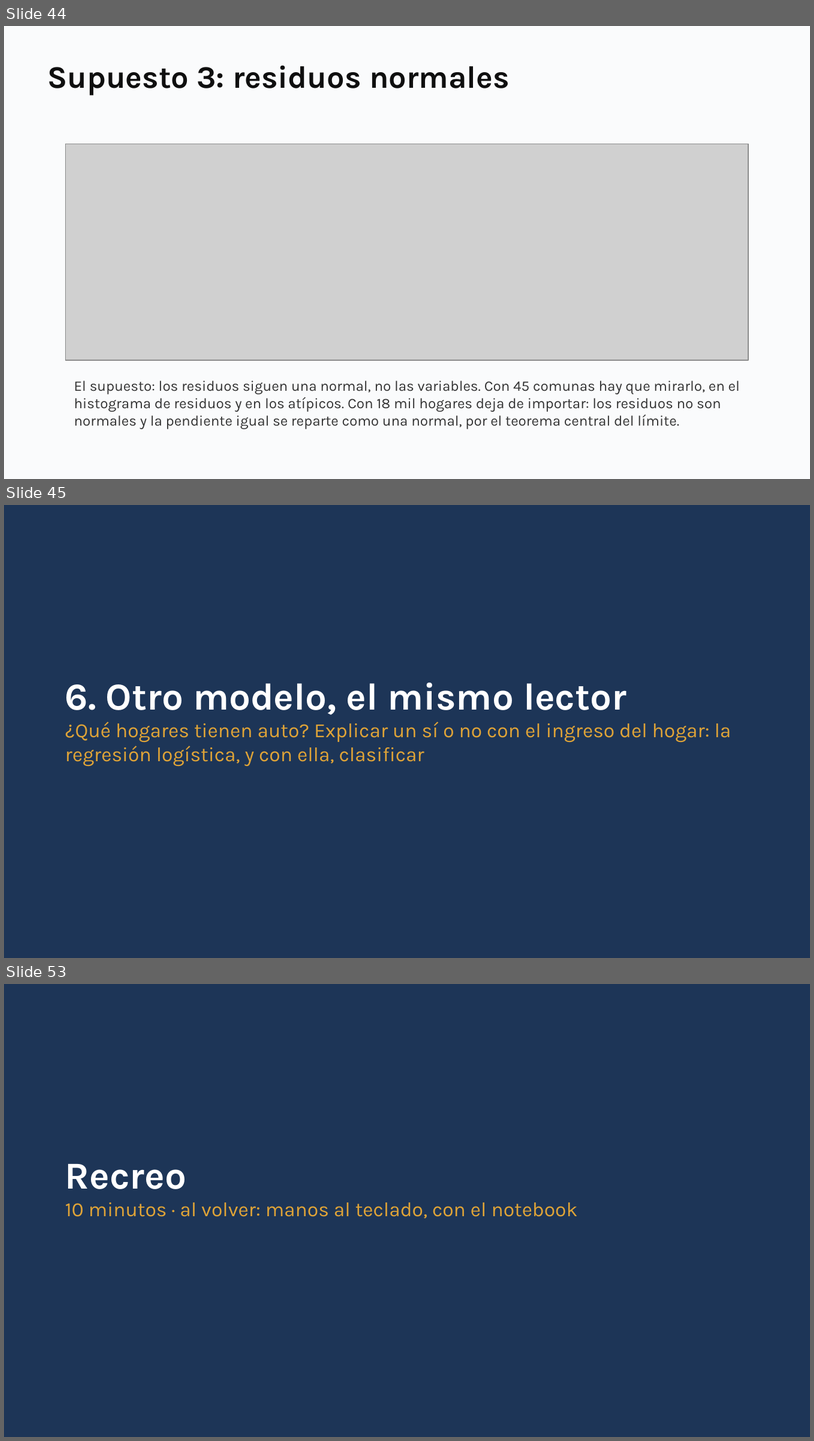
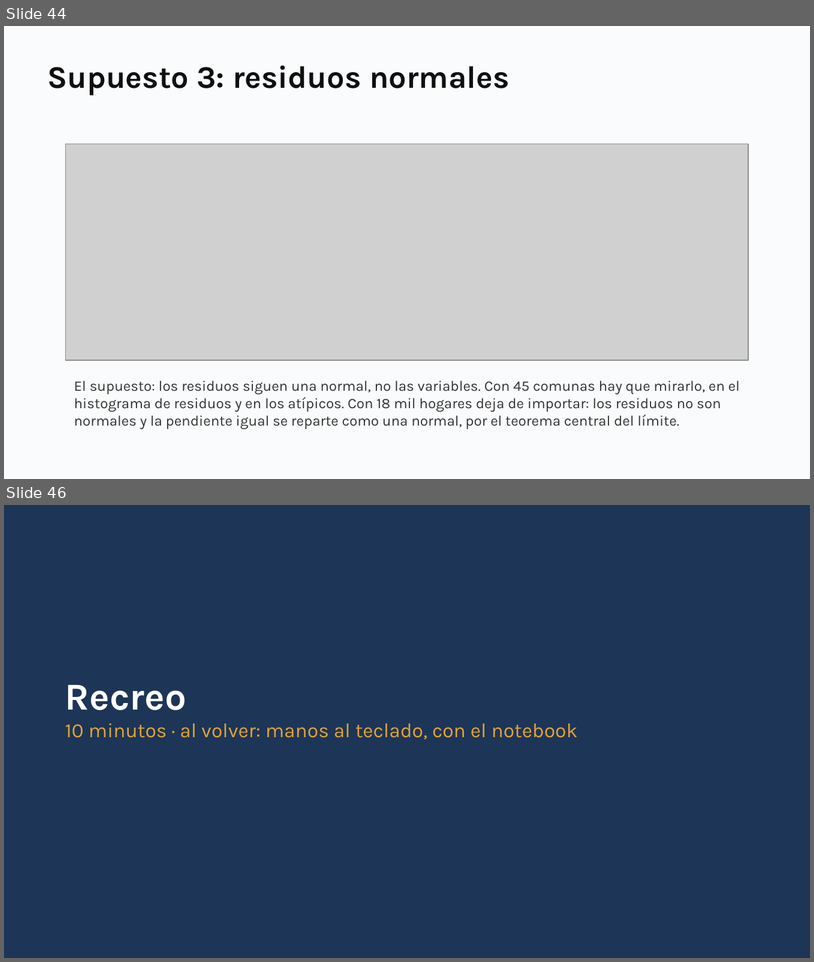
Before and after one commit to daniopitz/diplomado-cdd, a slide deck: presentaciones/clase05_probabilidad_inferencia.pptx. Shown one above the other, each under a label of ours: slides 44, 45 and 53 before the commit, slides 44 and 46 after it; the slides between them are not shown. The pictures are 814x1441 and 814x962 pixels, drawn with LibreOffice and Linux fonts; fonts in the diff are those of the drawing; grey boxes stand for pictures. Boxes give left, top, right and bottom in pixels: in the first picture for what was removed or moved away, otherwise in the second. Text is boxed around its words. In the diff, an @@ line names an element or a change of style, - is before the commit and + after.

```diff
--- a/presentaciones/clase05_probabilidad_inferencia.pptx
+++ b/presentaciones/clase05_probabilidad_inferencia.pptx
@@ slide 45 removed at [4,505,810,958], background #FFFFFF @@
@@ rectangle removed at [4,505,810,958] @@
@@ text removed at [65,683,732,767] @@
-6. Otro modelo, el mismo lector
-¿Qué hogares tienen auto? Explicar un sí o no con el ingreso del hogar: la regresión logística, y con ella, clasificar
@@ what was slide 53 is now slide 46 @@
```
Also in this commit, not shown: 3 slides changed, 6 other slides removed, 8 other files.
